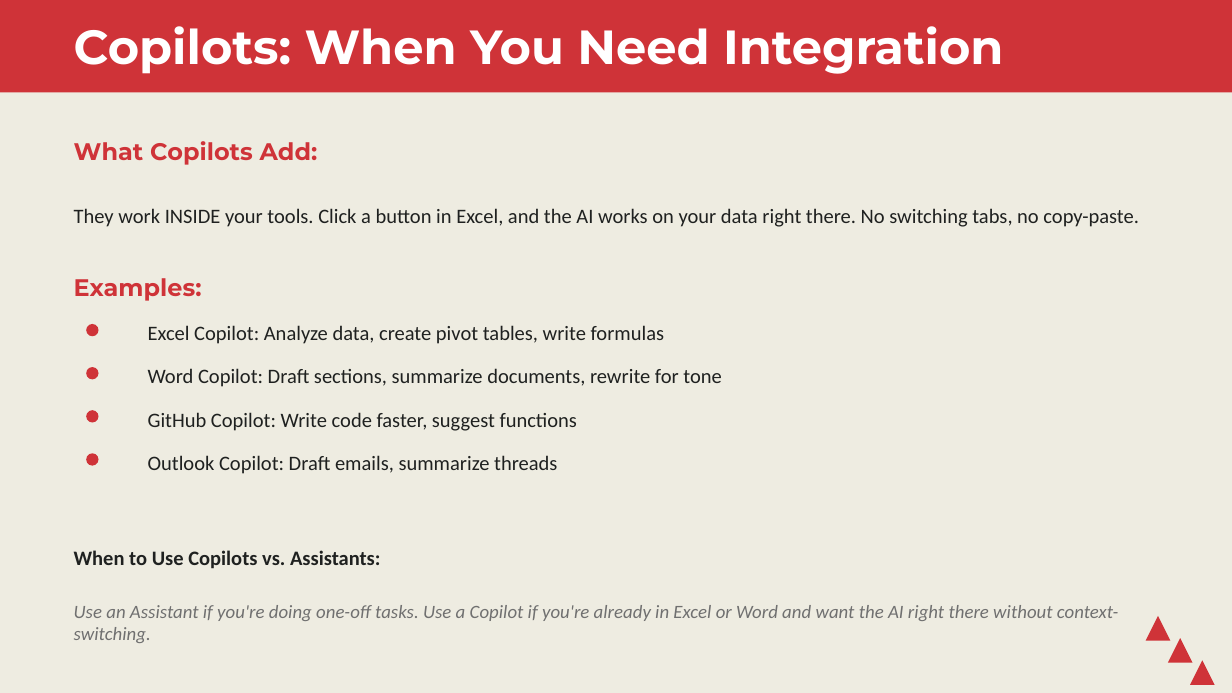
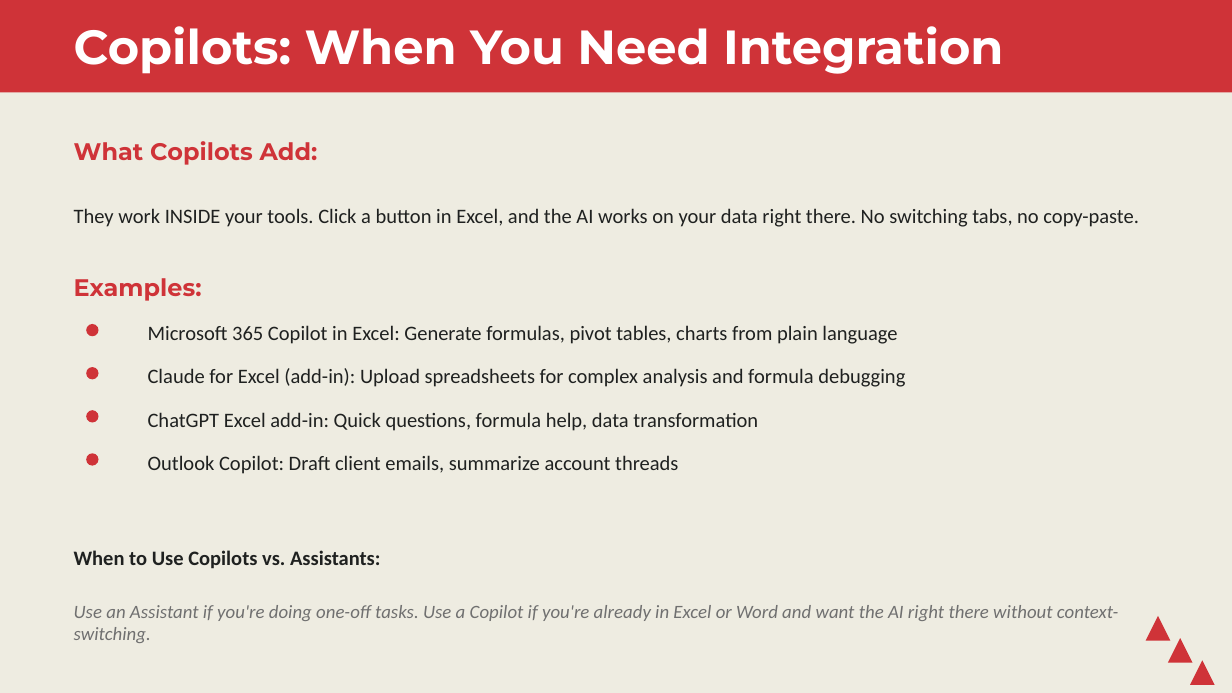
Before and after one commit to stringfestdata/map-excel-workflows-to-ai, a slide deck: slide 18 of workshop-slides.pptx (slide 17 before the commit). Drawn at 1232x693 pixels with LibreOffice and Linux fonts; fonts in the diff are those of the drawing. Boxes give left, top, right and bottom in pixels: in the first picture for what was removed or moved away, otherwise in the second. Text is boxed around its words. In the diff, an @@ line names an element or a change of style, - is before the commit and + after.

```diff
--- a/workshop-slides.pptx
+++ b/workshop-slides.pptx
@@ text at <box>148,325,897,344</box>: text changed @@
-Excel Copilot: Analyze data, create pivot tables, write formulas
+Microsoft 365 Copilot in Excel: Generate formulas, pivot tables, charts from plain language
@@ text at <box>148,368,905,387</box>: text changed @@
-Word Copilot: Draft sections, summarize documents, rewrite for tone
+Claude for Excel (add-in): Upload spreadsheets for complex analysis and formula debugging
@@ text at <box>148,412,758,431</box>: text changed @@
-GitHub Copilot: Write code faster, suggest functions
+ChatGPT Excel add-in: Quick questions, formula help, data transformation
@@ text at <box>148,455,678,474</box>: text changed @@
-Outlook Copilot: Draft emails, summarize threads
+Outlook Copilot: Draft client emails, summarize account threads
```
Also in this commit, not shown: 14 other slides changed, 2 slides added, 2 other files.
